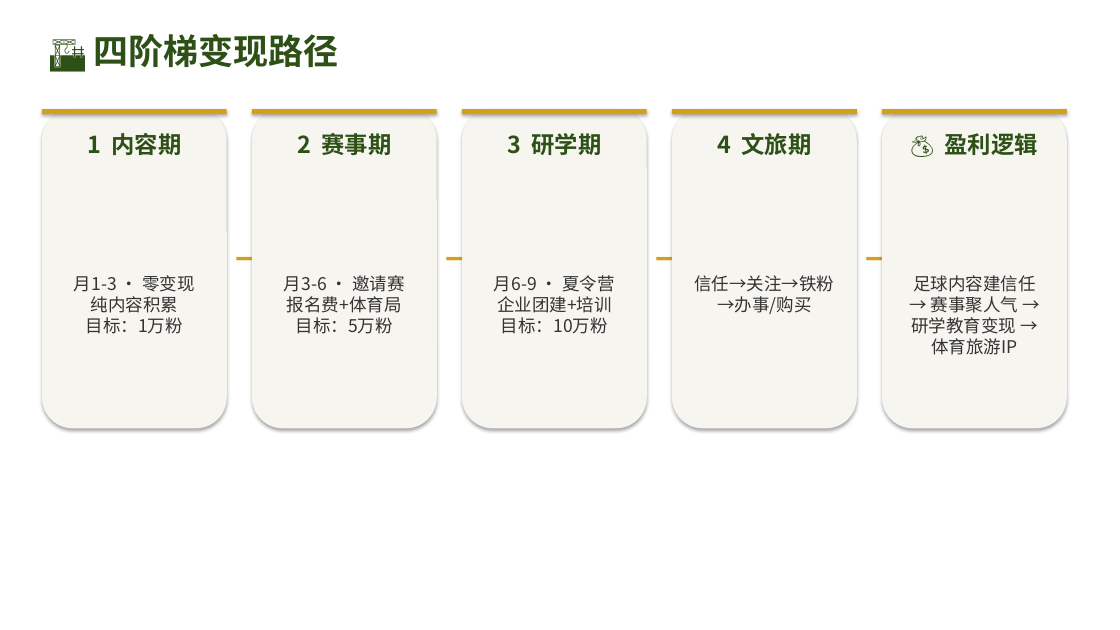
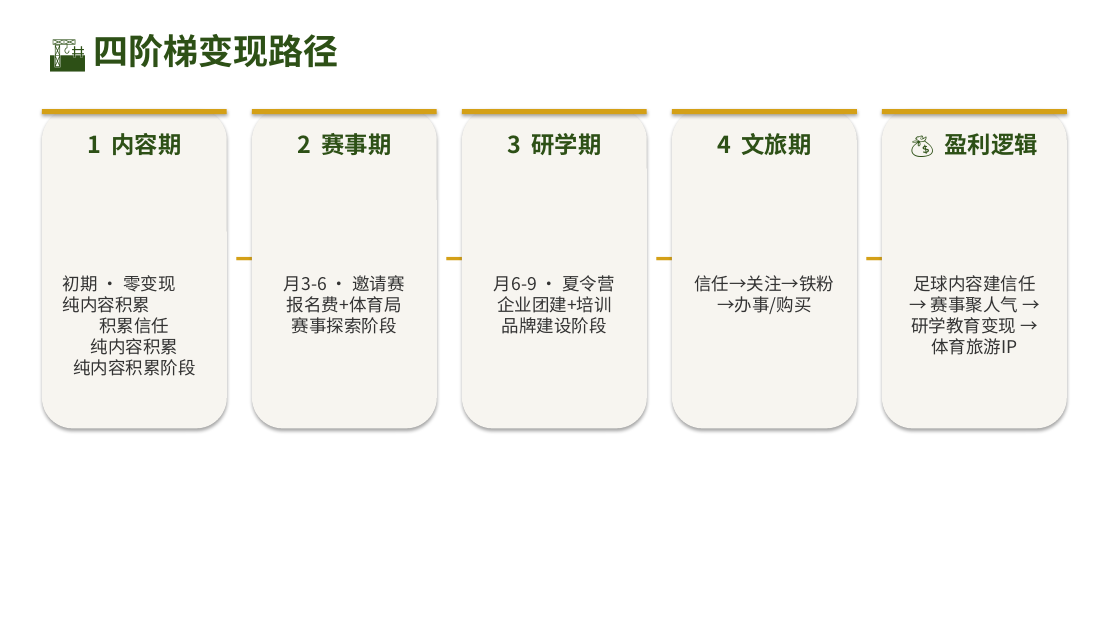
Before and after one commit to 975801846-star/workspace-outputs, a slide deck: slide 11 of tunjunying/plan_v2.pptx. Drawn at 1120x630 pixels with LibreOffice and Linux fonts; fonts in the diff are those of the drawing. Boxes give left, top, right and bottom in pixels: in the first picture for what was removed or moved away, otherwise in the second. Text is boxed around its words. In the diff, an @@ line names an element or a change of style, - is before the commit and + after.

```diff
--- a/tunjunying/plan_v2.pptx
+++ b/tunjunying/plan_v2.pptx
@@ text at (63, 275, 195, 376): text changed @@
-月1-3 · 零变现
-纯内容积累
-目标：1万粉
+初期 · 零变现
+纯内容积累
+积累信任
+纯内容积累
+纯内容积累阶段
@@ text at (284, 275, 404, 334): text changed @@
-月3-6 · 邀请赛
-报名费+体育局
-目标：5万粉
+月3-6 · 邀请赛
+报名费+体育局
+赛事探索阶段
@@ text at (494, 275, 614, 334): text changed @@
-月6-9 · 夏令营
-企业团建+培训
-目标：10万粉
+月6-9 · 夏令营
+企业团建+培训
+品牌建设阶段
```
Also in this commit, not shown: 1 other slide changed.
